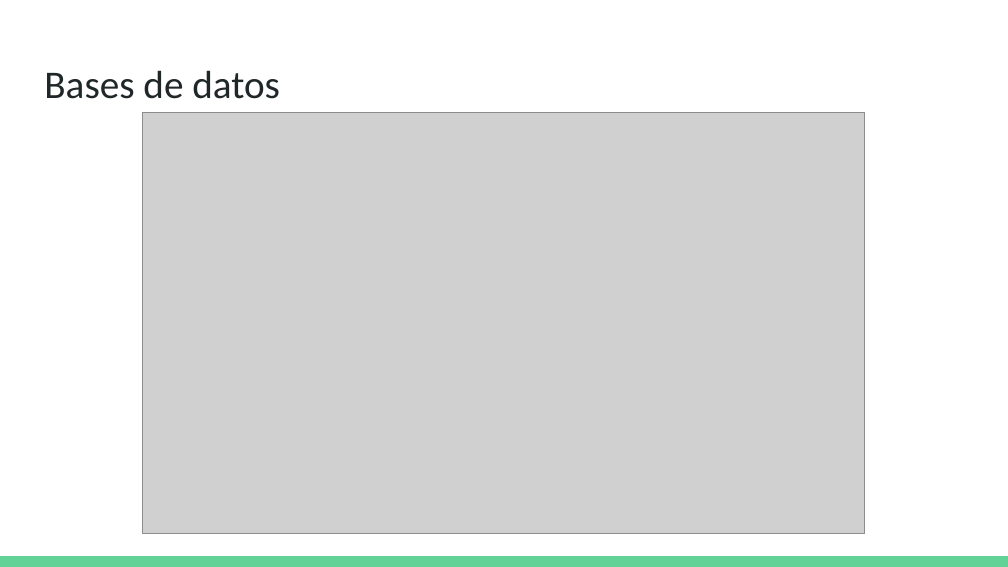
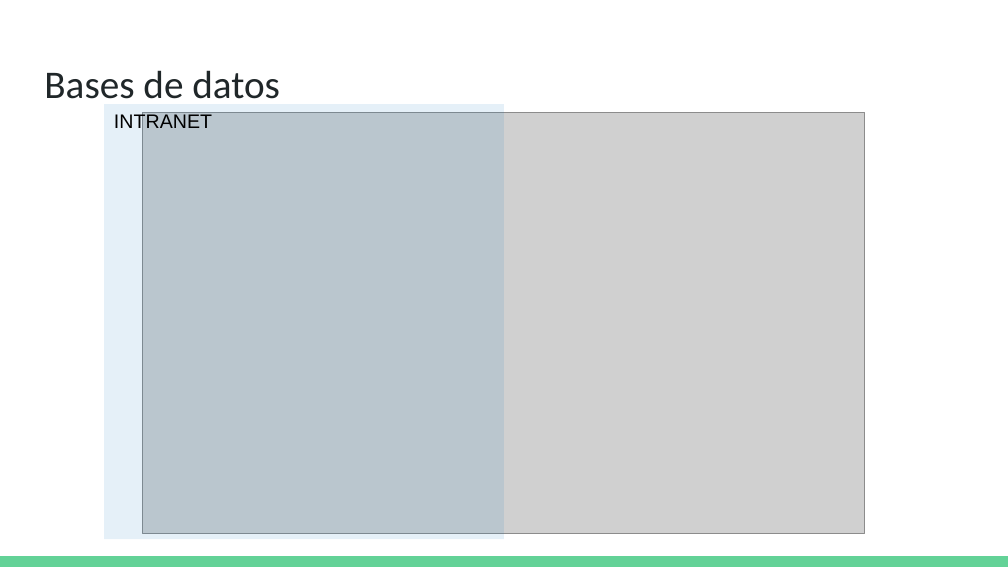
Before and after one commit to Domiciano/ProgramRed192, a slide deck: slide 14 of Clase1/Programa 192.pptx. Drawn at 1008x567 pixels with LibreOffice and Linux fonts; fonts in the diff are those of the drawing; grey boxes stand for pictures. Boxes give left, top, right and bottom in pixels: in the first picture for what was removed or moved away, otherwise in the second. Text is boxed around its words. In the diff, an @@ line names an element or a change of style, - is before the commit and + after.

```diff
--- a/Clase1/Programa 192.pptx
+++ b/Clase1/Programa 192.pptx
@@ rectangle added at box(104, 104, 504, 539), fill #0070C0 at 10% opacity @@
@@ text added at box(114, 113, 212, 133), 14 pt, text #000000 @@
+INTRANET
```
Also in this commit, not shown: 3 other slides changed.
